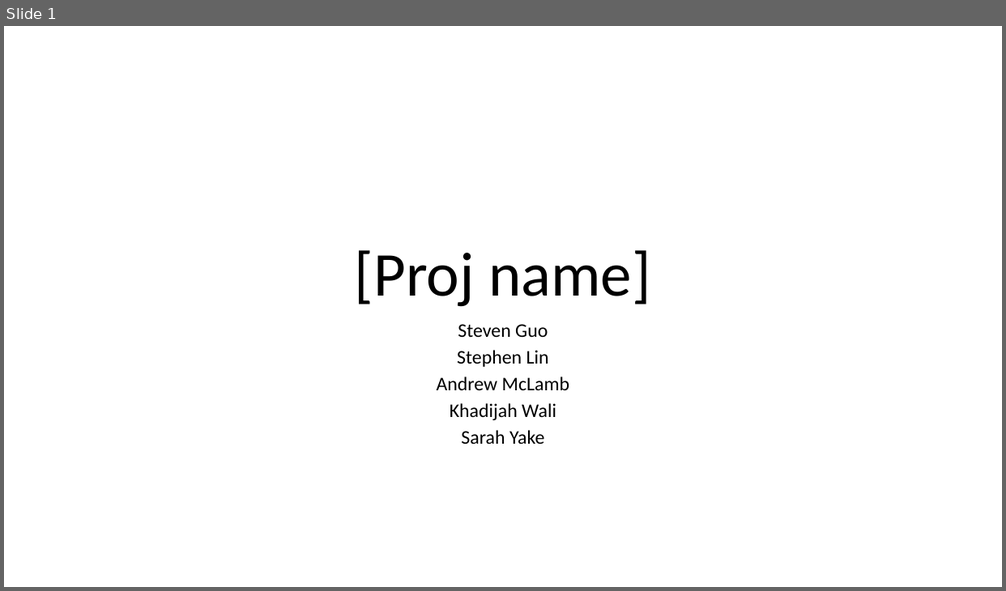
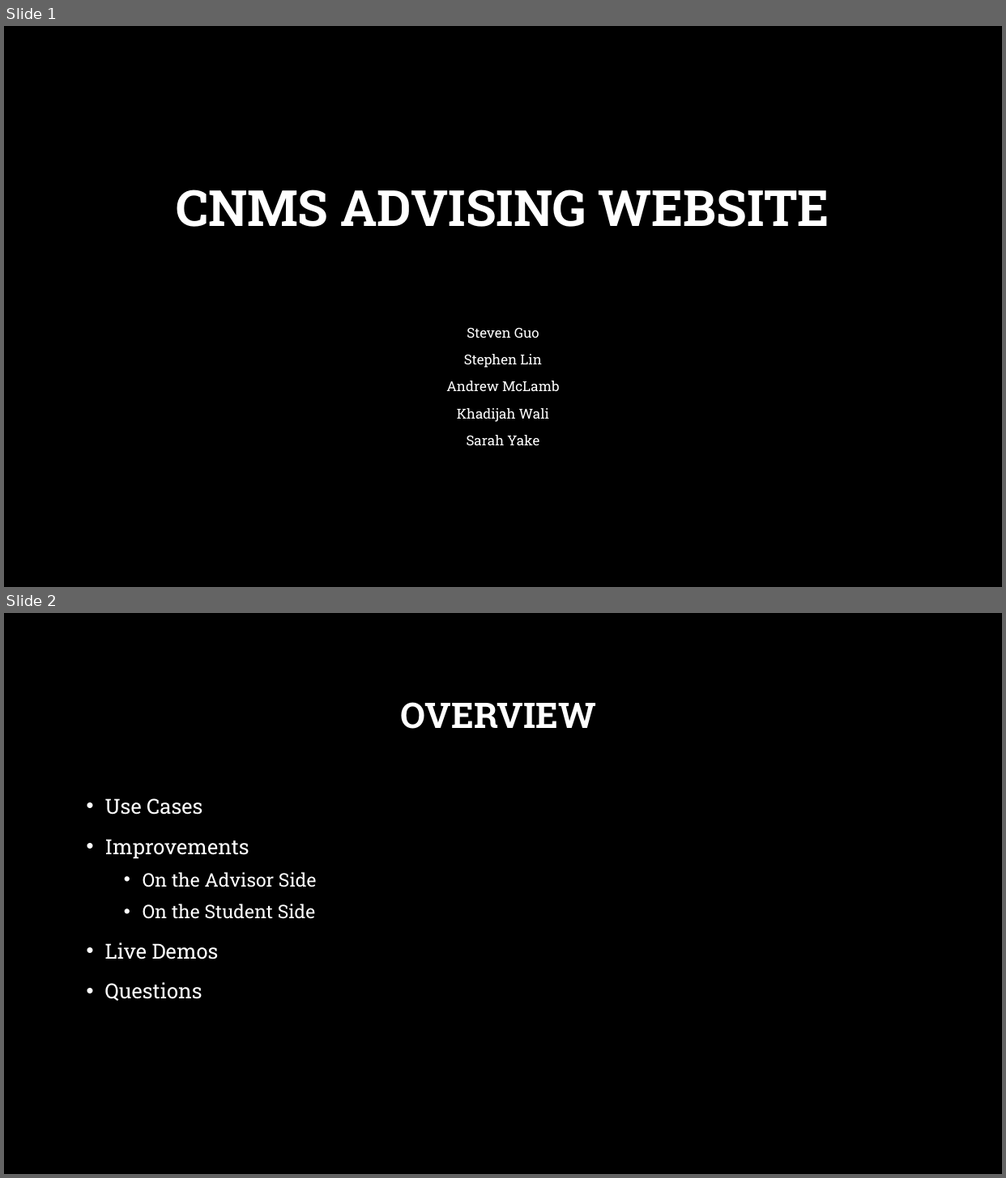
Before and after one commit to Proj2Team/Project2-Code, a slide deck: ProjectPresentation.pptx. Shown one above the other, each under a label of ours: slide 1 before the commit, slides 1 and 2 after it. The pictures are 1006x591 and 1006x1178 pixels, drawn with LibreOffice and Linux fonts; fonts in the diff are those of the drawing; background and template pictures are left out. Boxes give left, top, right and bottom in pixels: in the first picture for what was removed or moved away, otherwise in the second. Text is boxed around its words. In the diff, an @@ line names an element or a change of style, - is before the commit and + after.

```diff
--- a/ProjectPresentation.pptx
+++ b/ProjectPresentation.pptx
@@ slide 2 added at (4, 613, 1002, 1174), background picture (left out) @@
@@ title added at (400, 702, 595, 729), 34 pt, text #FFFFFF, bold @@
+OVERVIEW
@@ text added at (105, 798, 317, 1001), 20 pt, text #FFFFFF @@
+• Use Cases
+• Improvements
+  • On the Advisor Side
+  • On the Student Side
+• Live Demos
+• Questions
@@ slide 1 changed as well @@
@@ background #FFFFFF to picture (left out) @@
@@ title at (176, 190, 829, 227): text changed; size 60 to 48 pt; font Calibri to Roboto Slab; text colour #000000 to #FFFFFF; bold on @@
-[Proj name]
+CNMS ADVISING WEBSITE
@@ subtitle "Steven Guo": place and size @@
-subtitle "Steven Guo" at (437, 324, 569, 444)
+subtitle "Steven Guo" at (446, 327, 560, 446)
@@ subtitle "Steven Guo" at (446, 327, 560, 446): size 18.6 to 13.2 pt, font Calibri to Roboto Slab, text colour #000000 to #FFFFFF; line spacing 0.7 to 1 @@
```
Also in this commit, not shown: 1 other slide changed, 5 other slides added, 6 slides removed.
